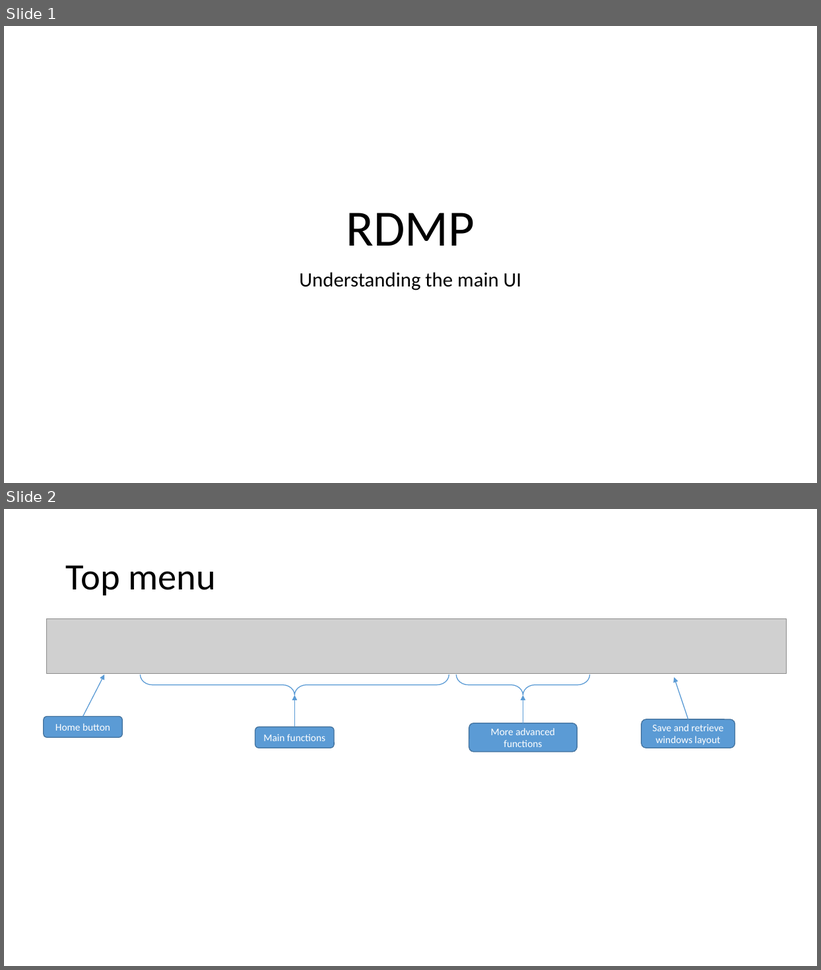
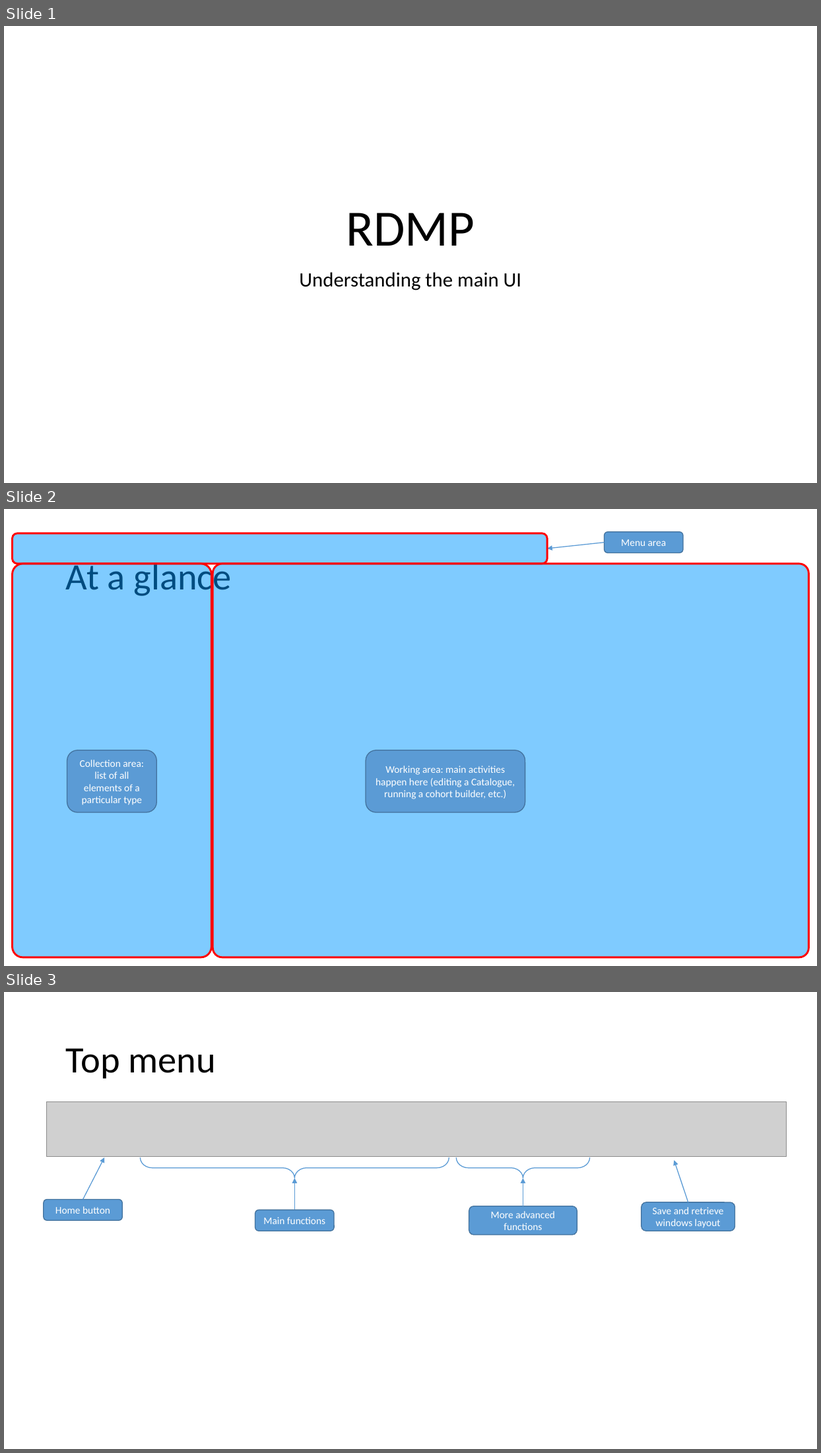
Before and after one commit to HicServices/RDMP, a slide deck: Documentation/Training/MainUI.pptx. Shown one above the other, each under a label of ours: slides 1 and 2 before the commit, slides 1, 2 and 3 after it. The pictures are 821x970 and 821x1453 pixels, drawn with LibreOffice and Linux fonts; fonts in the diff are those of the drawing; grey boxes stand for pictures; background and template pictures are left out. Boxes give left, top, right and bottom in pixels: in the first picture for what was removed or moved away, otherwise in the second. Text is boxed around its words. In the diff, an @@ line names an element or a change of style, - is before the commit and + after.

```diff
--- a/Documentation/Training/MainUI.pptx
+++ b/Documentation/Training/MainUI.pptx
@@ slide 2 added at (x1=4, y1=509, x2=817, y2=966), background picture (left out) @@
@@ rounded rectangle added at (x1=13, y1=533, x2=547, y2=564), fill #0099FF at 50% opacity, outline #FF0000 2.25 pt @@
@@ arrow added from (604, 543) to (547, 549), #5B9BD5 1 pt @@
@@ rounded rectangle added at (x1=604, y1=532, x2=683, y2=553), fill #5B9BD5, outline #43739E 1 pt, 12 pt, text #FFFFFF @@
+Menu area
@@ rounded rectangle added at (x1=13, y1=564, x2=212, y2=958), fill #0099FF at 50% opacity, outline #FF0000 2.25 pt @@
@@ title added at (x1=66, y1=562, x2=232, y2=598), 44 pt, text #000000 @@
+At a glance
@@ rounded rectangle added at (x1=213, y1=564, x2=809, y2=958), fill #0099FF at 50% opacity, outline #FF0000 2.25 pt @@
@@ rounded rectangle added at (x1=67, y1=751, x2=156, y2=813), fill #5B9BD5, outline #43739E 1 pt, 12 pt, text #FFFFFF @@
+Collection area: list of all elements of a particular type
@@ rounded rectangle added at (x1=366, y1=751, x2=525, y2=813), fill #5B9BD5, outline #43739E 1 pt, 12 pt, text #FFFFFF @@
+Working area: main activities happen here (editing a Catalogue, running a cohort builder, etc.)
@@ what was slide 2 is now slide 3 @@
```
